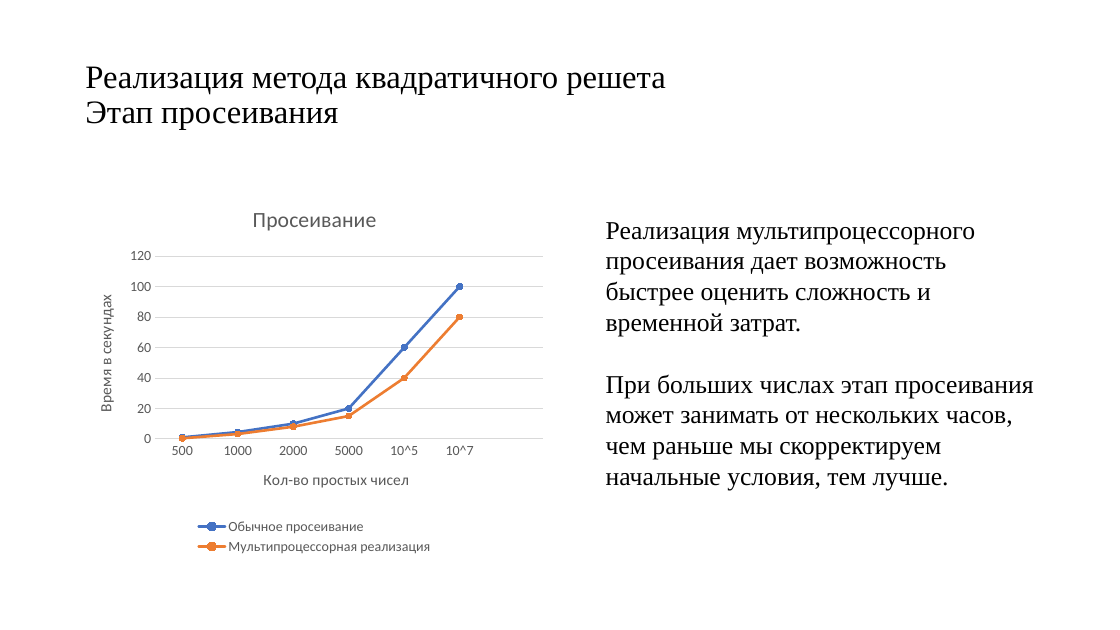
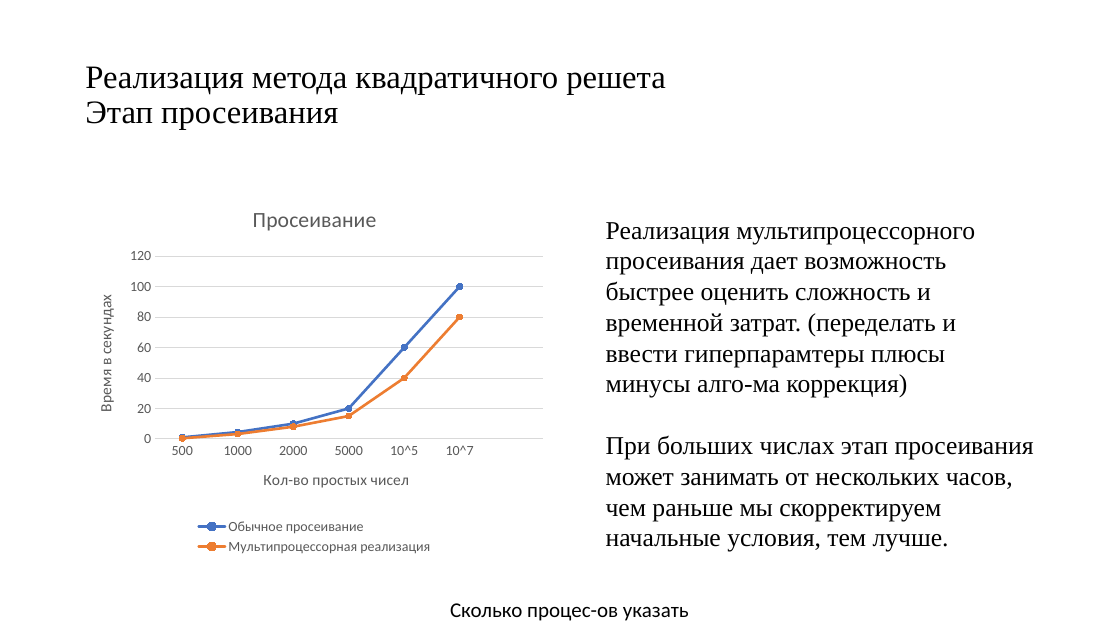
Before and after one commit to pagamov/VKR, a slide deck: slide 5 of Гамов Павел Чтения.pptx. Drawn at 1120x630 pixels with LibreOffice and Linux fonts; fonts in the diff are those of the drawing. Boxes give left, top, right and bottom in pixels: in the first picture for what was removed or moved away, otherwise in the second. Text is boxed around its words. In the diff, an @@ line names an element or a change of style, - is before the commit and + after.

```diff
--- a/Гамов Павел Чтения.pptx
+++ b/Гамов Павел Чтения.pptx
@@ text at (606, 222, 975, 398): text changed @@
-Реализация мультипроцессорного просеивания дает возможность быстрее оценить сложность и временной затрат.
+Реализация мультипроцессорного просеивания дает возможность быстрее оценить сложность и временной затрат. (переделать и ввести гиперпарамтеры плюсы минусы алго-ма коррекция)
@@ text added at (450, 603, 689, 621), 18 pt, text #000000 @@
+Сколько процес-ов указать
```
Also in this commit, not shown: 5 other slides changed.
